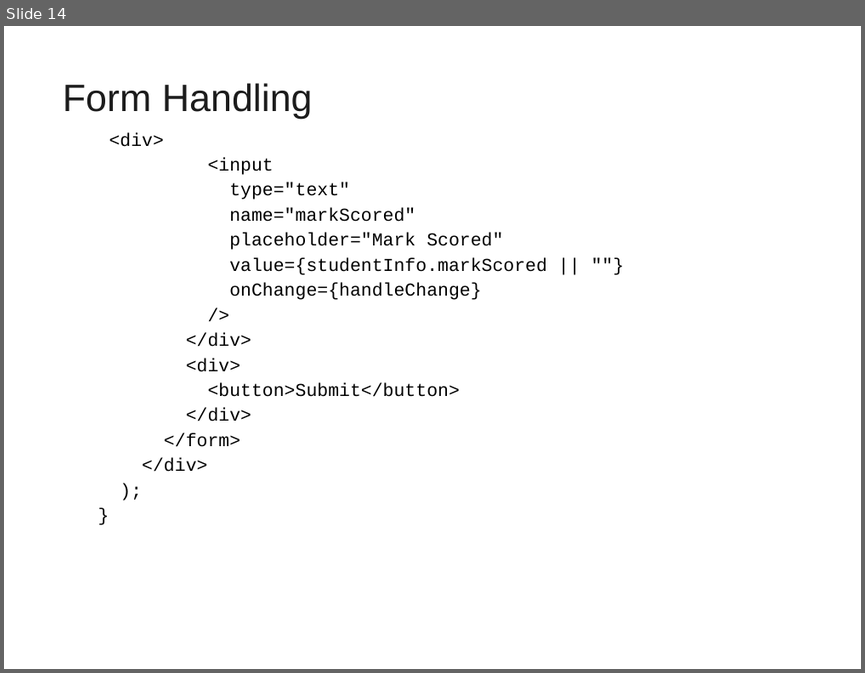
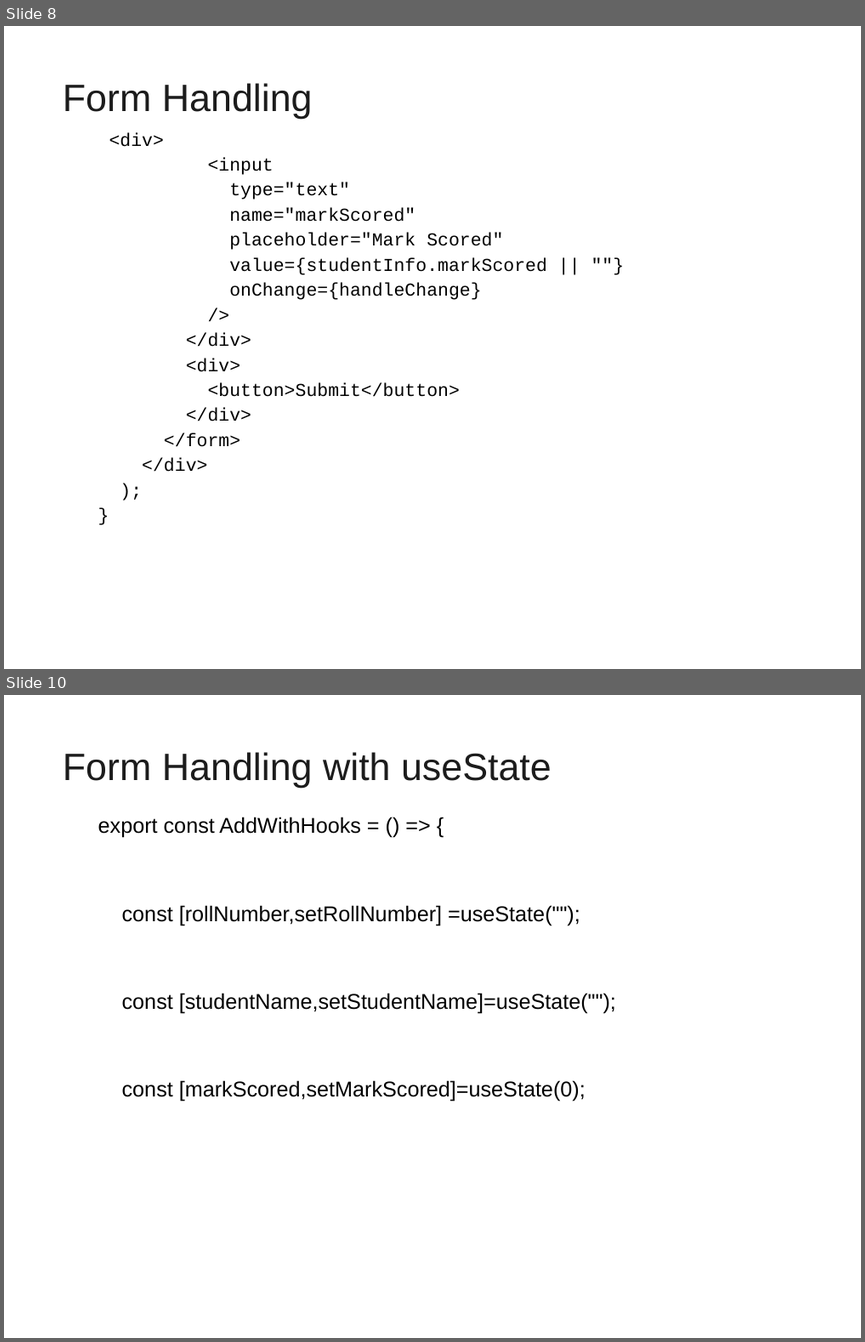
Before and after one commit to vatsanTraining/freshers_dec_2021, a slide deck: ReactJS_Module2.ppt. Shown one above the other, each under a label of ours: slide 14 before the commit, slides 8 and 10 after it; the slides between them are not shown. The pictures are 865x673 and 865x1342 pixels, drawn with LibreOffice and Linux fonts; fonts in the diff are those of the drawing; background and template pictures are left out. Boxes give left, top, right and bottom in pixels: in the first picture for what was removed or moved away, otherwise in the second. Text is boxed around its words. In the diff, an @@ line names an element or a change of style, - is before the commit and + after.

```diff
--- a/ReactJS_Module2.ppt
+++ b/ReactJS_Module2.ppt
@@ slide 10 added at (x1=4, y1=695, x2=861, y2=1338), background picture (left out) @@
@@ title added at (x1=63, y1=752, x2=551, y2=788), 32 pt, text #1C1C1C @@
+Form Handling with useState
@@ text added at (x1=98, y1=817, x2=616, y2=1101), 18 pt, text #000000 @@
+  export const AddWithHooks = () => {
+  const [rollNumber,setRollNumber] =useState("");
+  const [studentName,setStudentName]=useState("");
+  const [markScored,setMarkScored]=useState(0);
@@ what was slide 14 is now slide 8 @@
```
Also in this commit, not shown: 1 slide changed, 17 other slides added, 5 slides removed.
